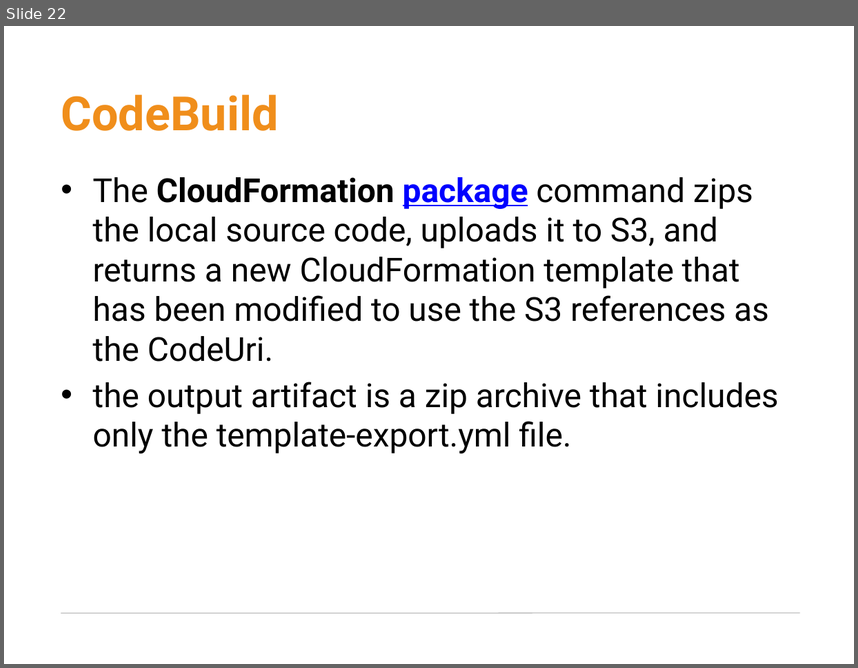
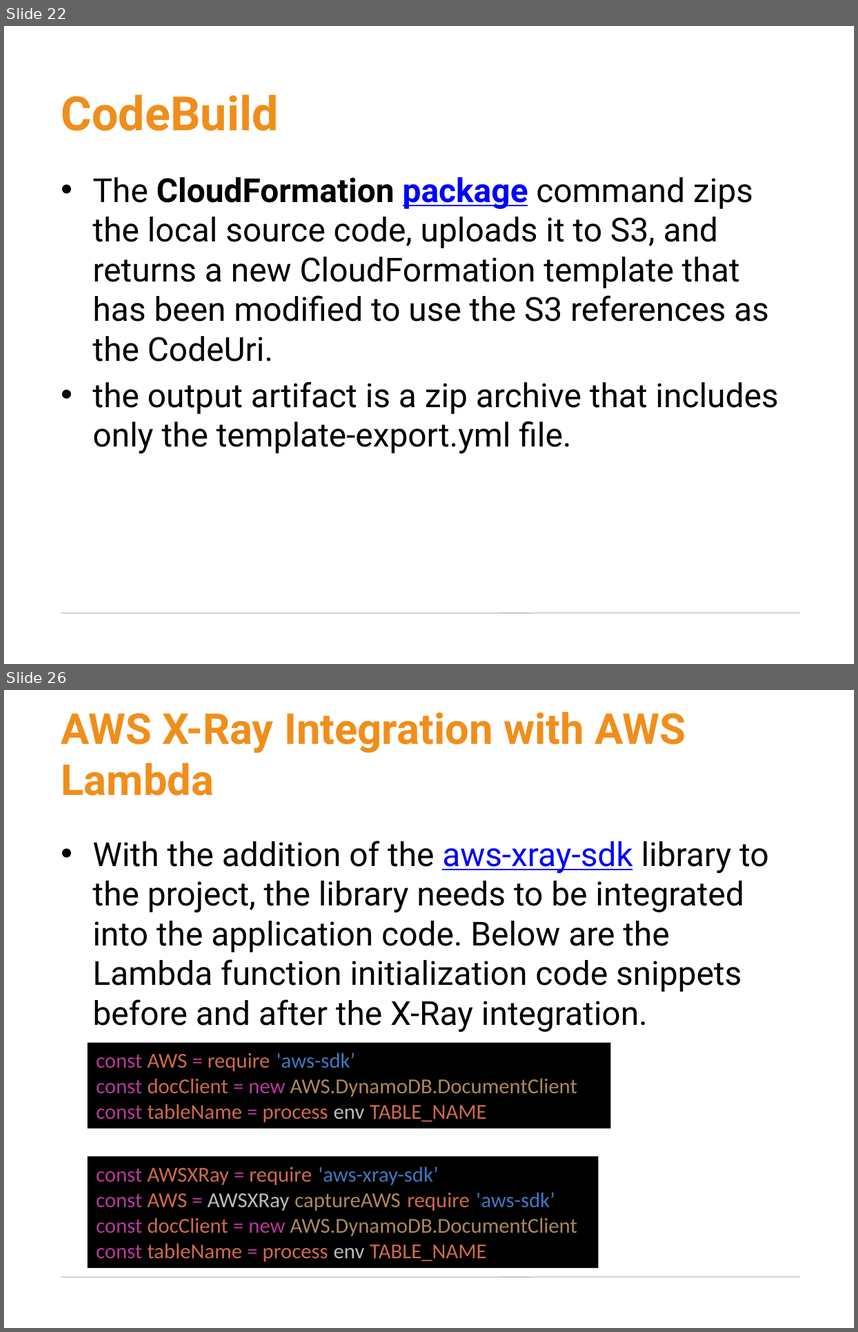
Before and after one commit to germanilia/AWS-MicroServices-Lmabda, a slide deck: Module 04 Building a CI:CD pipeline for serverless applications within AWS (Lambda).pptx. Shown one above the other, each under a label of ours: slide 22 before the commit, slides 22 and 26 after it; the slides between them are not shown. The pictures are 858x668 and 858x1332 pixels, drawn with LibreOffice and Linux fonts; fonts in the diff are those of the drawing; background and template pictures are left out. Boxes give left, top, right and bottom in pixels: in the first picture for what was removed or moved away, otherwise in the second. Text is boxed around its words. In the diff, an @@ line names an element or a change of style, - is before the commit and + after.

Commit message:
added xray

```diff
--- a/Module 04 Building a CI:CD pipeline for serverless applications within AWS (Lambda).pptx
+++ b/Module 04 Building a CI:CD pipeline for serverless applications within AWS (Lambda).pptx
@@ slide 26 added at (4,690,854,1328), background picture (left out); not listed: 1 template element that a slide beside it also shows @@
@@ title added at (61,711,686,796), 36 pt, text #F08E1B, bold @@
+AWS X-Ray Integration with AWS Lambda
@@ text added at (93,840,769,1032), 28 pt, text #000000 @@
+• With the addition of the aws-xray-sdk library to the project, the library needs to be integrated into the application code. Below are the Lambda function initialization code snippets before and after the X-Ray integration.
@@ rectangle added at (87,1042,610,1127), fill #000000, 18 pt, text #CF6A4C @@
+const AWS = require('aws-sdk’);
+const docClient = new AWS.DynamoDB.DocumentClient();
+const tableName = process.env.TABLE_NAME;
@@ rectangle added at (87,1156,598,1268), fill #000000, 18 pt, text #CF6A4C @@
+const AWSXRay = require('aws-xray-sdk’)
+const AWS = AWSXRay.captureAWS(require('aws-sdk’)
+const docClient = new AWS.DynamoDB.DocumentClient(
+const tableName = process.env.TABLE_NAME;
```
Also in this commit, not shown: 2 slides changed, 4 other slides added, 29 other files.
